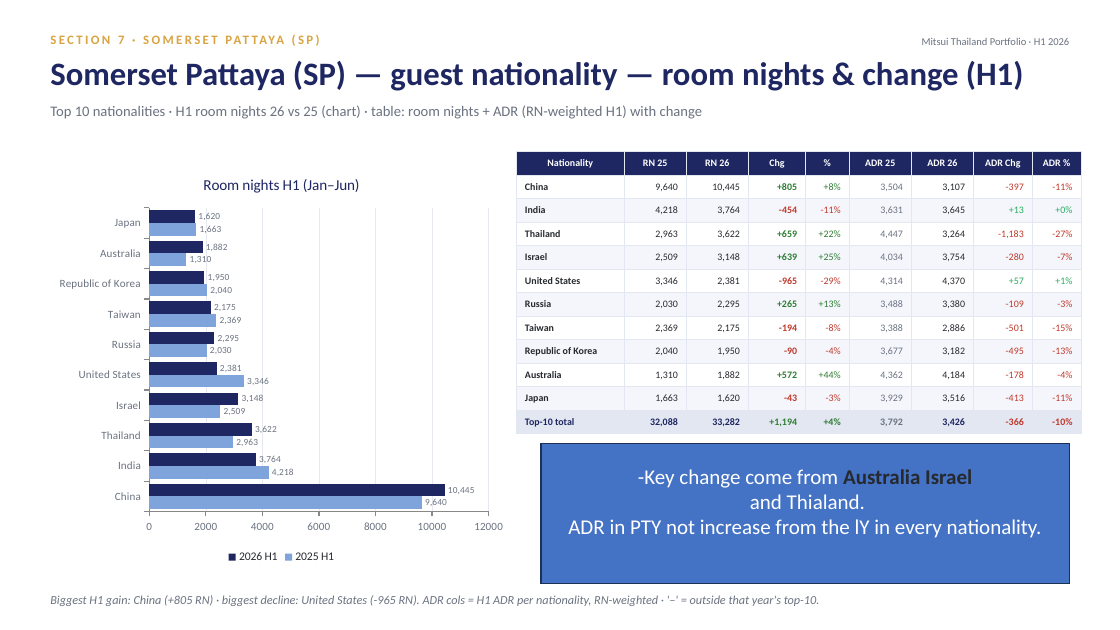
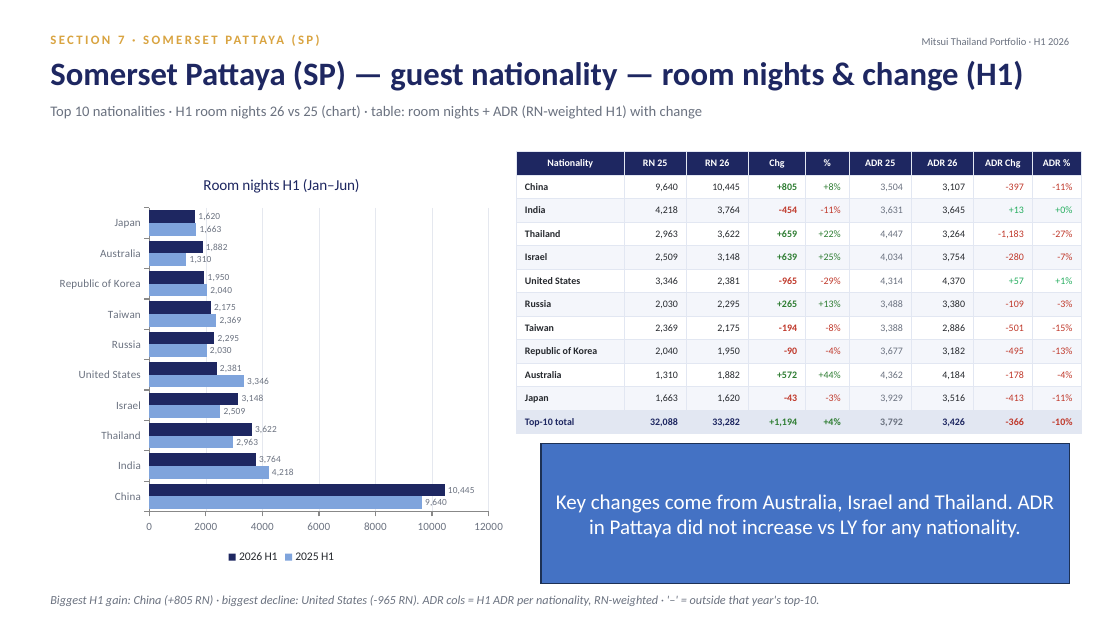
Before and after one commit to Chavin2543/mae-workspace, a slide deck: slide 43 of output/Portfolio_Performance_Report_H1-2026.pptx (slide 50 before the commit). Drawn at 1120x630 pixels with LibreOffice and Linux fonts; fonts in the diff are those of the drawing. Boxes give left, top, right and bottom in pixels: in the first picture for what was removed or moved away, otherwise in the second. Text is boxed around its words. In the diff, an @@ line names an element or a change of style, - is before the commit and + after.

```diff
--- a/output/Portfolio_Performance_Report_H1-2026.pptx
+++ b/output/Portfolio_Performance_Report_H1-2026.pptx
@@ text in rectangle at bbox=[556, 494, 1054, 538]: text changed @@
--Key change come from Australia Israel
-and Thialand.
-ADR in PTY not increase from the lY in every nationality.
+Key changes come from Australia, Israel and Thailand. ADR in Pattaya did not increase vs LY for any nationality.
```
Also in this commit, not shown: 12 other slides changed, 7 slides removed.
